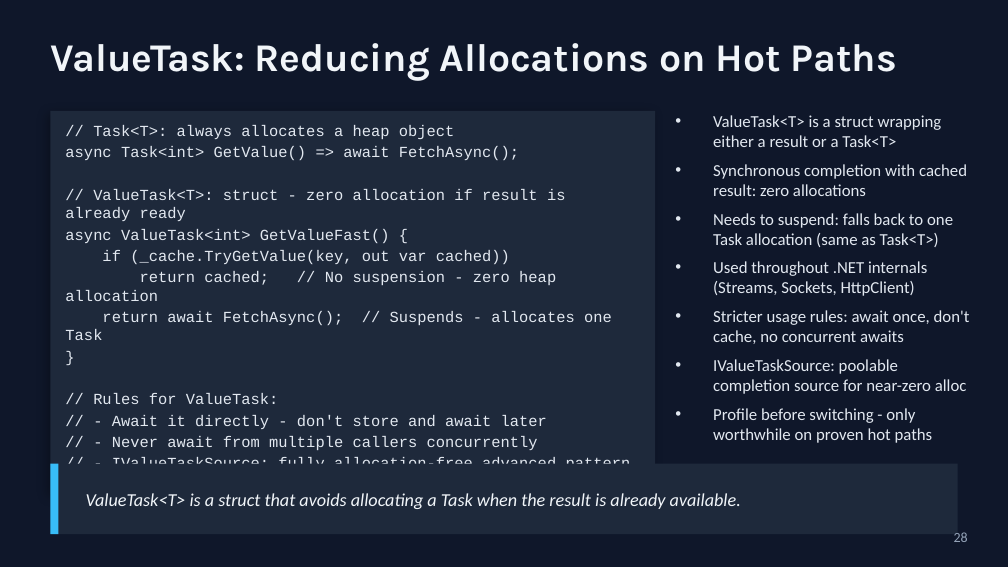
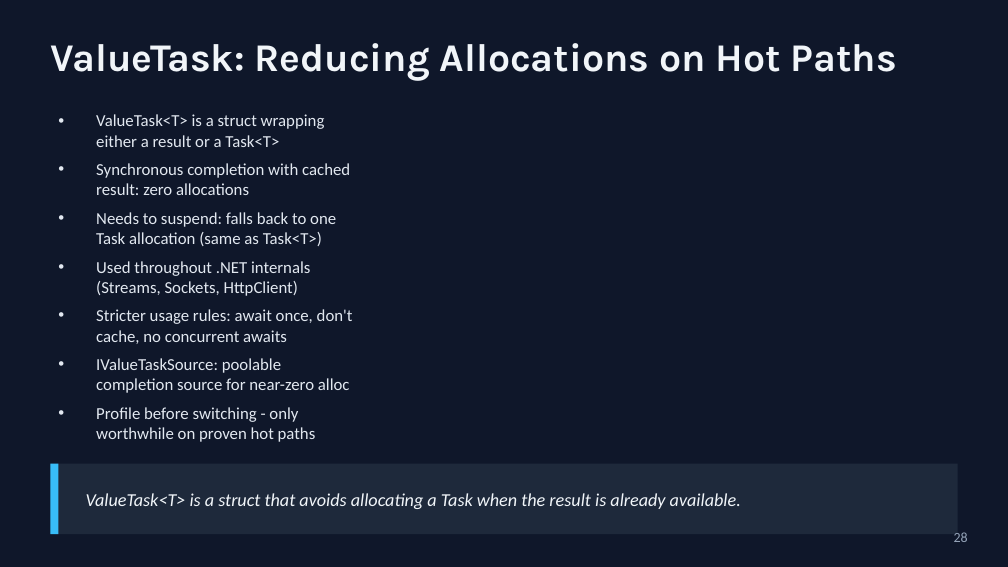
Before and after one commit to RaresNegrut/AsyncAwaitPresentation, a slide deck: slide 28 of presentation-r4.pptx. Drawn at 1008x567 pixels with LibreOffice and Linux fonts; fonts in the diff are those of the drawing. Boxes give left, top, right and bottom in pixels: in the first picture for what was removed or moved away, otherwise in the second. Text is boxed around its words. In the diff, an @@ line names an element or a change of style, - is before the commit and + after.

Commit message:
revised again

```diff
--- a/presentation-r4.pptx
+++ b/presentation-r4.pptx
@@ rectangle removed at (x1=50, y1=111, x2=655, y2=494) @@
@@ text "ValueTask<T> is a struct wrapping ..." moved from (x1=713, y1=115, x2=970, y2=443) to (x1=96, y1=114, x2=353, y2=442) @@
@@ text removed at (x1=65, y1=125, x2=631, y2=464) @@
-// Task<T>: always allocates a heap object
-async Task<int> GetValue() => await FetchAsync();
-// ValueTask<T>: struct - zero allocation if result is already ready
-async ValueTask<int> GetValueFast() {
-if (_cache.TryGetValue(key, out var cached))
-return cached; // No suspension - zero heap allocation
-return await FetchAsync(); // Suspends - allocates one Task
-}
-// Rules for ValueTask:
-// - Await it directly - don't store and await later
-// - Never await from multiple callers concurrently
-// - IValueTaskSource: fully allocation-free advanced pattern
```
Also in this commit, not shown: 8 other slides changed.
